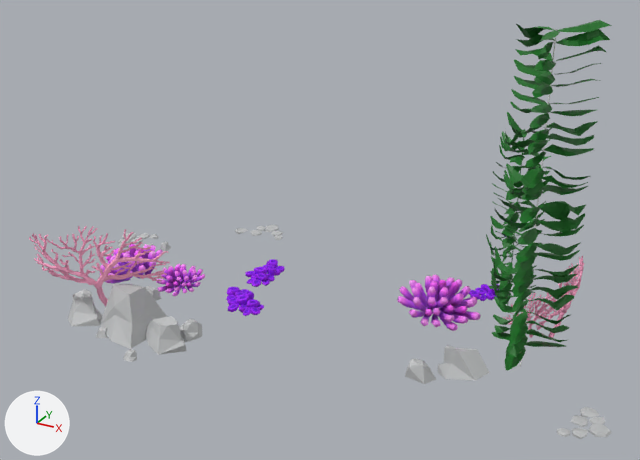
An edit to the glTF model public/sea_scene.glb, drawn before and after from the same camera.
Rendered twice from a camera (50 mm lens) standing at (2.63, -5.07, 3.01) and looking at (0.08, -0.44, 0.69). Lighting does not change. The marker at lower left points along +X, +Y and +Z. Where no turn or scale is listed for an object, it has been applied to the vertices.

The scene before the commit, as lines of its bpy script (objects in view):
```python
me_mesh1383753236_001 = bpy.data.meshes.new('mesh1383753236.001')
me_mesh1383753236_001.from_pydata(...)  # 506 vertices, 892 faces; spans x -2.06..2.09, y -1.44..0.84, z -0.04..0.32
me_mesh1383753236_001.materials.append(mat_rock)  # light grey #c0c2c3
me_node_id63_1_002 = bpy.data.meshes.new('node_id63_1.002')
me_node_id63_1_002.from_pydata(...)  # 2016 vertices, 3360 faces; spans x -9.7..25.6, y 1.0..46.8, z -0.5..4.1
me_node_id63_1_002.materials.append(mat_material_91)  # picture img_48_3
me_node_id73_1_001 = bpy.data.meshes.new('node_id73_1.001')
me_node_id73_1_001.from_pydata(...)  # 1779 vertices, 3240 faces; spans x -1.7..0.15, y -0.97..0.29, z -0.01..0.08
me_node_id73_1_001.materials.append(mat_material_96)  # picture img_56_2
ob_coral = bpy.data.objects.new('coral', me_node_id63_1_002)
ob_coral.location = (0.95, -0.23, 0.0)
ob_coral.rotation_euler = (3.142, 0.0, 1.196)  # degrees (180, 0, 69)
ob_coral.scale = (-0.0536, -0.0536, -0.0536)
ob_coral_floor = bpy.data.objects.new('coral_floor', me_node_id73_1_001)
ob_coral_floor.location = (0.928, 0.374, 0.0)
ob_sea_rocks = bpy.data.objects.new('sea_rocks', me_mesh1383753236_001)
ob_sea_rocks.location = (0.0, 0.0, 0.0)
# also in view: 'leaves.003' at (1.3, -0.23, 1.1); 'coral_fern' at (-0.01, -0.37, 0.33); 'leaves.001' at (1.56, -0.22, 1.13); 'leaves.002' at (1.43, -0.44, 1.11); 'sm_leaves' at (1.14, 0.27, 0.74)
```
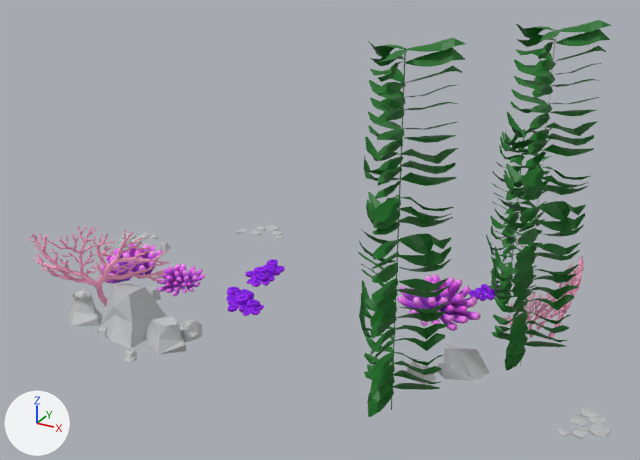
Location of each change, [x1, y1, x2, y2] in pixels of the pictures (640 x 460 px):
'kelp', added (green): after [358, 38, 466, 417]

Diff of the bpy script that builds the scene:
```diff
--- a/public/sea_scene.glb.py
+++ b/public/sea_scene.glb.py
@@ me_plane_014 @@
+me_plane_014.from_pydata(...)  # 1452 vertices, 1652 faces; spans x -0.29..0.26, y -0.29..0.17, z 0.0..2.13
+me_plane_014.materials.append(mat_kelp)  # dark green #1b7325
@@ ob_kelp @@
+ob_kelp = bpy.data.objects.new('kelp', me_plane_014)
+ob_kelp.location = (0.922, -1.111, 0.0)
```
